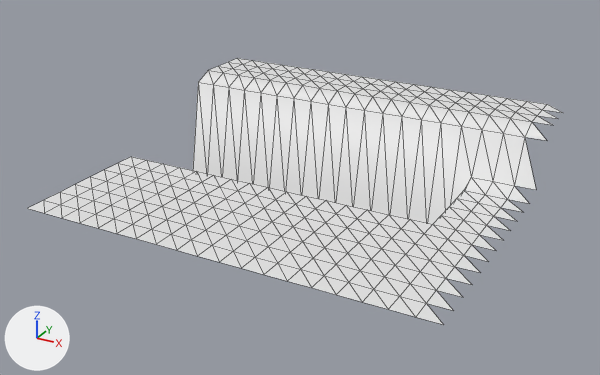
The OBJ model models/areas/castle/preview_cobble_1_2.obj as it was, and as the next commit left it.
Both versions are drawn from a 50 mm camera at (48.6, -85.6, 13.9) aimed at (29.3, -50.6, -3.6). Arrows for +X, +Y and +Z are at lower left; the lights stay in place. The older version comes first. Mesh edges are drawn as thin lines. Where no turn or scale is listed for an object, it has been applied to the vertices. Vertices at exactly the same position are counted once.

Names of what the first picture shows: 'preview_cobble_1_2'.
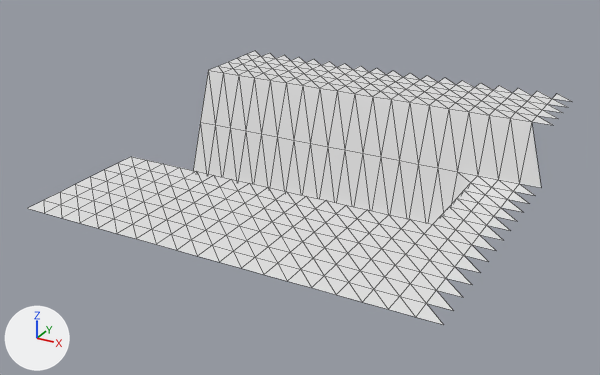
The newer file is also turned or shifted as a whole; pictures and numbers use the older file's frame.

Boxes [x1, y1, x2, y2] around the edits, measured in the pictures (600 x 375 px; the box of a moved part takes in the faces that stretch with it):
'preview_cobble_1_2', reshaped: before [27, 58, 563, 325]; after [27, 51, 573, 325]
part 1 of me_preview_cobble_1_2, added: after [239, 51, 573, 107]
part 2 of me_preview_cobble_1_2, moved or reshaped: before [193, 70, 547, 224]; after [193, 70, 541, 224]

The change in detail:
me_preview_cobble_1_2 is used by ob_preview_cobble_1_2; location (0.0, 0.0, 0.0).
me_preview_cobble_1_2 had 359 vertices, 629 faces and spanned x 19.8..40.7, y -60.3..-41.6, z -6.2..0.0.
me_preview_cobble_1_2 now has 399 vertices, 685 faces and spans x 19.8..40.7, y -60.3..-39.4, z -6.2..0.0.
Part 1, on me_preview_cobble_1_2:
2 vertices are added at (40.7, -40.5, 0.0), (40.7, -41.6, 0.0).
19 new vertices lie (0.0, 1.1, 0.0) away from vertices in x 19.8..39.6, y -41.6, z 0.0.
19 new vertices lie (0.0, 1.1, 0.0) away from vertices in x 19.8..39.6, y -40.5, z 0.0.
56 new faces join them.
Part 2, on me_preview_cobble_1_2:
20 vertices in x 19.8..40.7, y -46.0, z -0.5 move by (0.0, 0.0, -2.5).
4 vertices in x 37.4..40.7, y -47.1, z -2.7 move by (0.0, 0.0, -0.3).
